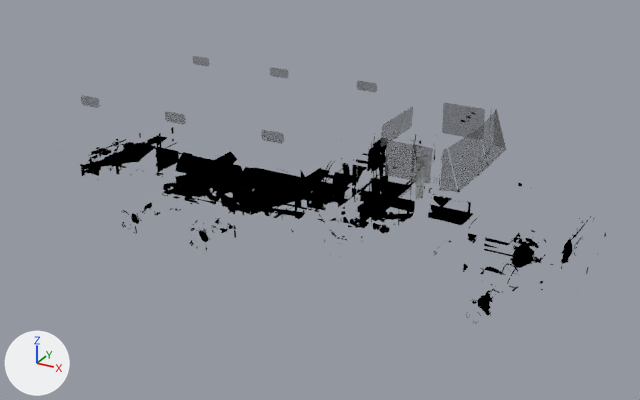
An edit to the FBX model GameData/Assets/3D/Units/Ukraine/Vehicule/Kraz_6322/Kraz_6322.fbx, drawn before and after from the same camera.
One viewpoint serves both versions: a camera (50 mm lens) standing at (5.22, -8.47, 5.34) and looking at (0.45, 0.21, 1.0). Every picture has the same lights, and +X, +Y and +Z are marked at lower left. Where no turn or scale is listed for an object, it has been applied to the vertices.

In view in the first picture: 'Chassis'.
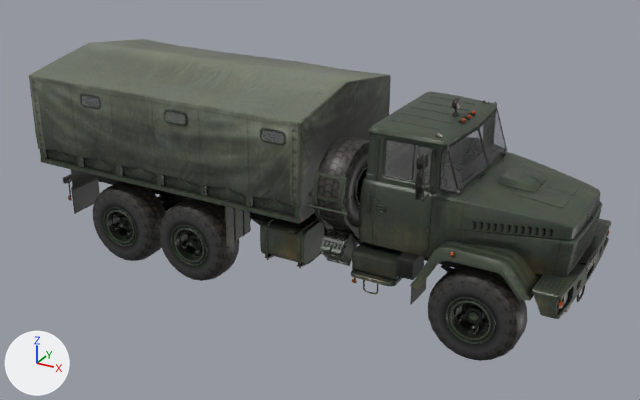
Commit message: Add seperate window material for alpha channel (Kraz-6322)

Pixel boxes [x1, y1, x2, y2] of what changed, in the pictures (640 x 400 px; the box of a moved part takes in the faces that stretch with it):
'Chassis', surface changed, reshaped: before [81, 56, 506, 199]; after [29, 39, 611, 319]
'Roue_Droite_01', surface changed: [428, 265, 527, 361] in both
'Roue_01', surface changed: [159, 198, 263, 281] in both
'Roue_02', surface changed: [93, 182, 166, 261] in both
part 1 of me_kraz_6322_solider_002, moved or reshaped: before [165, 56, 506, 192]; after [386, 137, 479, 187]
part 2 of me_kraz_6322_solider_002, moved or reshaped: before [81, 95, 100, 108]; after [462, 146, 475, 157]
part 3 of me_kraz_6322_solider_002, surface changed: before [172, 107, 496, 191]; after [385, 147, 476, 185]

Edits to the bpy script that builds the scene:
```text
Add img_vitre_png:
    img_vitre_png = load_image('vitre.png', 'vitre.png', 512, 512, 'sRGB')
Change mat_kraz_6322:
    remove n3 = _N.new('ShaderNodeTexImage'); n3.name = 'Image Texture.001'
    remove n3.image = img_vitre_a_png
    where n0 = _N.new('ShaderNodeBsdfPrincipled'); n0.name = 'Principled BSDF'
    remove _L.new(n3.outputs[0], n0.inputs[4])  # 'Color' to 'Alpha'
Add mat_vitre:
    mat_vitre = principled_material('Vitre')
    mat_vitre.texture = img_vitre_png  # with its transparency
Change me_kraz_6322_solider_002:
    where me_kraz_6322_solider_002.from_pydata(...)  # 13037 vertices, 23024 faces; spans x -2.84..4.02, y -1.08..1.14, z 0.18..2.38
    used by ob_chassis; location = (-0.289, 0.233, 0.143)
    me_kraz_6322_solider_002 part 1: 351 of 13037 vertices moved; they spanned x -1.92..2.79, y -1.07..1.13, z 1.22..2.08 and now span x -1.97..2.79, y -1.07..1.13, z 1.22..2.08; mean shift (-0.1, -0.04, 0.01); largest move (2.31, 0.44, 1.47) -> (-1.97, -1.07, 2.04)
    me_kraz_6322_solider_002 part 2
    me_kraz_6322_solider_002.vertices[12770].co: (-1.95, -1.07, 1.94) -> (2.45, 0.52, 1.61)  # pixel (83, 105) -> not seen
    me_kraz_6322_solider_002.vertices[12771].co: (-1.71, -1.06, 1.94) -> (2.46, 0.52, 1.6)  # pixel (98, 107) -> not seen
    me_kraz_6322_solider_002.vertices[12772].co: (-1.69, -1.06, 1.96) -> (2.38, 0.67, 1.61)  # pixel (99, 106) -> pixel (472, 146)
    me_kraz_6322_solider_002.vertices[12773].co: (-1.69, -1.06, 2.04) -> (2.44, 0.52, 1.58)  # pixel (99, 100) -> not seen
    me_kraz_6322_solider_002.vertices[12774].co: (-1.71, -1.06, 2.06) -> (2.4, 0.32, 1.63)  # pixel (97, 98) -> pixel (463, 154)
    me_kraz_6322_solider_002.vertices[12775].co: (-1.95, -1.07, 2.06) -> (2.39, 0.32, 1.61)  # pixel (82, 95) -> pixel (462, 156)
    me_kraz_6322_solider_002.vertices[12776].co: (-1.97, -1.07, 2.04) -> (2.45, 0.47, 1.57)  # pixel (80, 97) -> pixel (471, 156)
    me_kraz_6322_solider_002.vertices[12777].co: (-1.97, -1.07, 1.96) -> (2.46, 0.47, 1.6)  # pixel (81, 102) -> pixel (472, 154)
    me_kraz_6322_solider_002 part 3: 25 kept faces spanning x -1.97..2.72, y -1.07..1.12, z 1.22..2.06 get new texture (UV) coordinates
    add me_kraz_6322_solider_002.materials.append(mat_vitre)  # picture img_vitre_png
```
